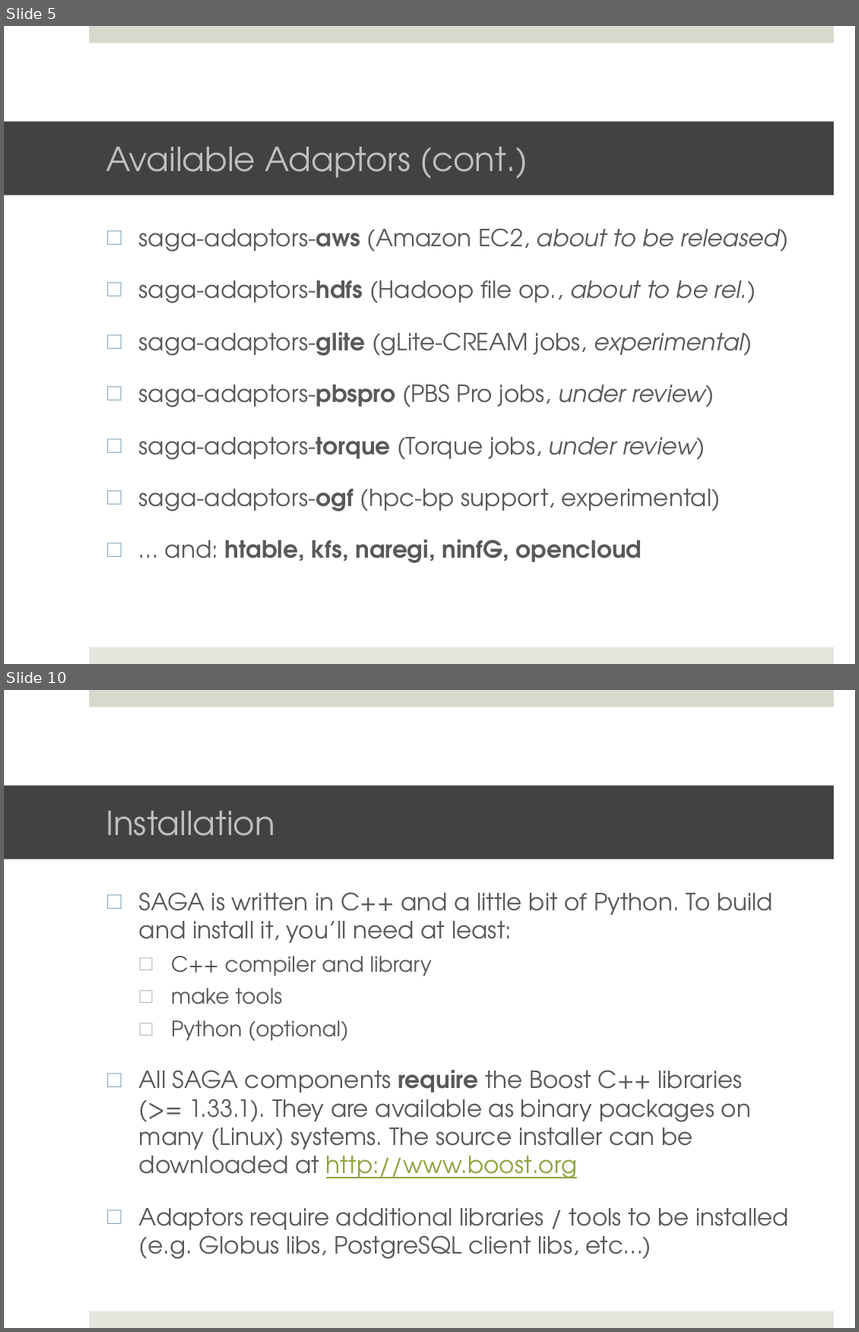
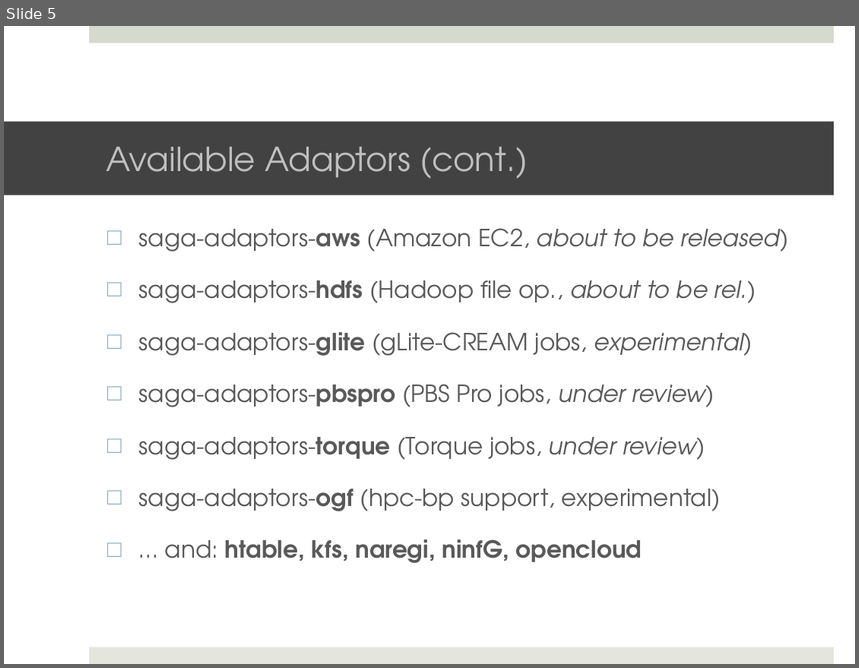
Before and after one commit to saga-project/saga-cpp-legacy-projects, a slide deck: tutorial/general_tutorial/Installation.pptx. Shown one above the other, each under a label of ours: slides 5 and 10 before the commit, slide 5 after it; the slides between them are not shown. The pictures are 859x1332 and 859x668 pixels, drawn with LibreOffice and Linux fonts; fonts in the diff are those of the drawing; background and template pictures are left out. Boxes give left, top, right and bottom in pixels: in the first picture for what was removed or moved away, otherwise in the second. Text is boxed around its words. In the diff, an @@ line names an element or a change of style, - is before the commit and + after.

Commit message:
Overhauled version of installation slides

```diff
--- a/tutorial/general_tutorial/Installation.pptx
+++ b/tutorial/general_tutorial/Installation.pptx
@@ slide 10 removed at [4,690,855,1328], background #FFFFFF; not listed: 2 template elements that a slide beside it also shows @@
@@ title removed at [4,785,834,859] @@
-Installation
@@ text removed at [139,892,789,1259] @@
-□ SAGA is written in C++ and a little bit of Python. To build and install it, you’ll need at least:
-  □ C++ compiler and library
-  □ make tools
-  □ Python (optional)
-□ All SAGA components require the Boost C++ libraries
-  (>= 1.33.1). They are available as binary packages on many (Linux) systems. The source installer can be downloaded at http://www.boost.org
-□ Adaptors require additional libraries / tools to be installed (e.g. Globus libs, PostgreSQL client libs, etc…)
```
Also in this commit, not shown: 4 slides changed, 6 slides added, 8 other slides removed.
